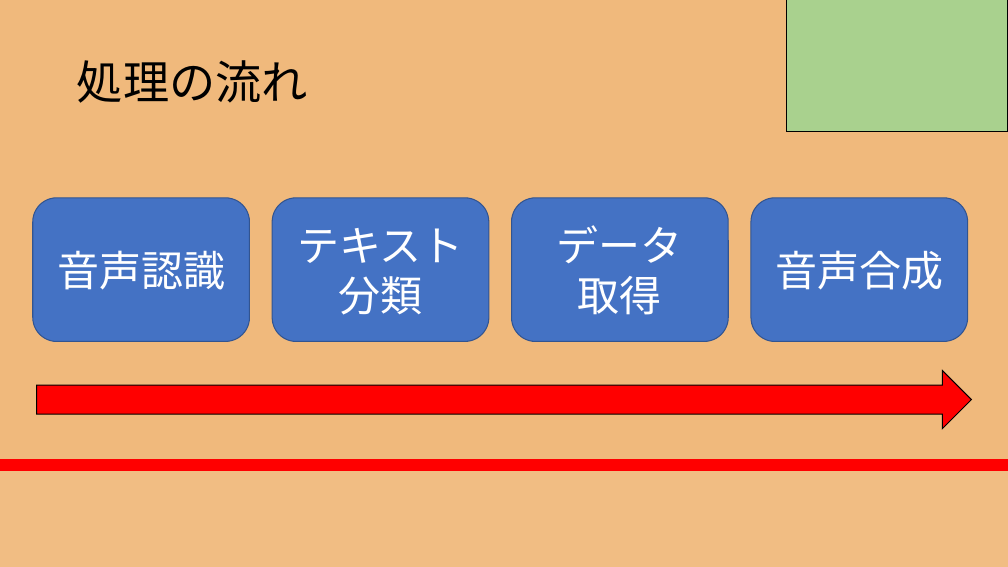
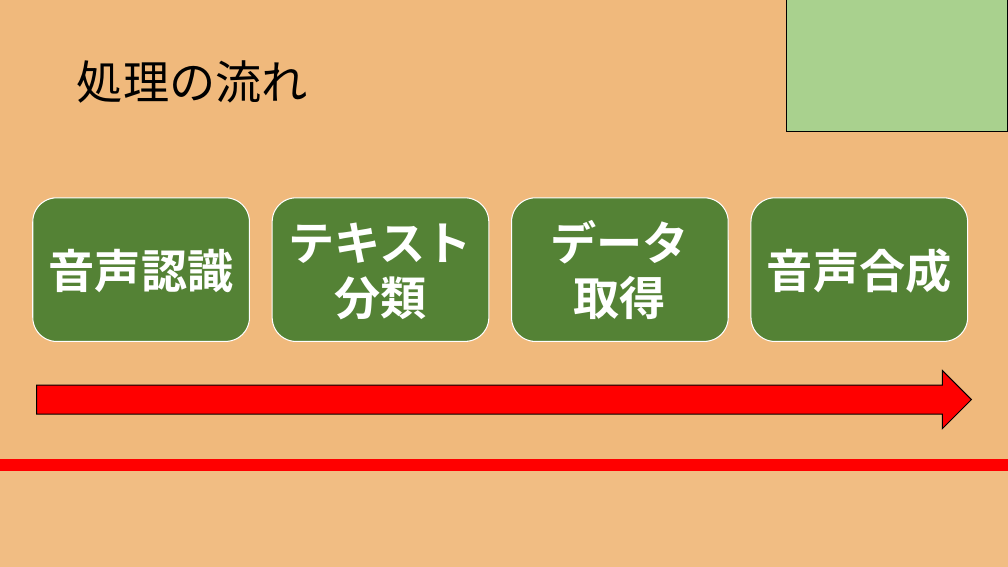
Before and after one commit to RikiishiSuzunosuke/AIspeaker_yosie, a slide deck: slide 3 of presentation/AIスピーカー開発_3_main.pptx. Drawn at 1008x567 pixels with LibreOffice and Linux fonts; fonts in the diff are those of the drawing. Boxes give left, top, right and bottom in pixels: in the first picture for what was removed or moved away, otherwise in the second. Text is boxed around its words. In the diff, an @@ line names an element or a change of style, - is before the commit and + after.

```diff
--- a/presentation/AIスピーカー開発_3_main.pptx
+++ b/presentation/AIスピーカー開発_3_main.pptx
@@ size 40 to 44 pt, bold on; fill #4472C4 to #548235; outline #325491 1 pt to #FFFFFF 1 pt in 4 elements at [33, 198, 250, 342], [272, 198, 489, 342], [512, 198, 729, 342], [751, 198, 968, 342] @@
```
Also in this commit, not shown: 6 other slides changed.
